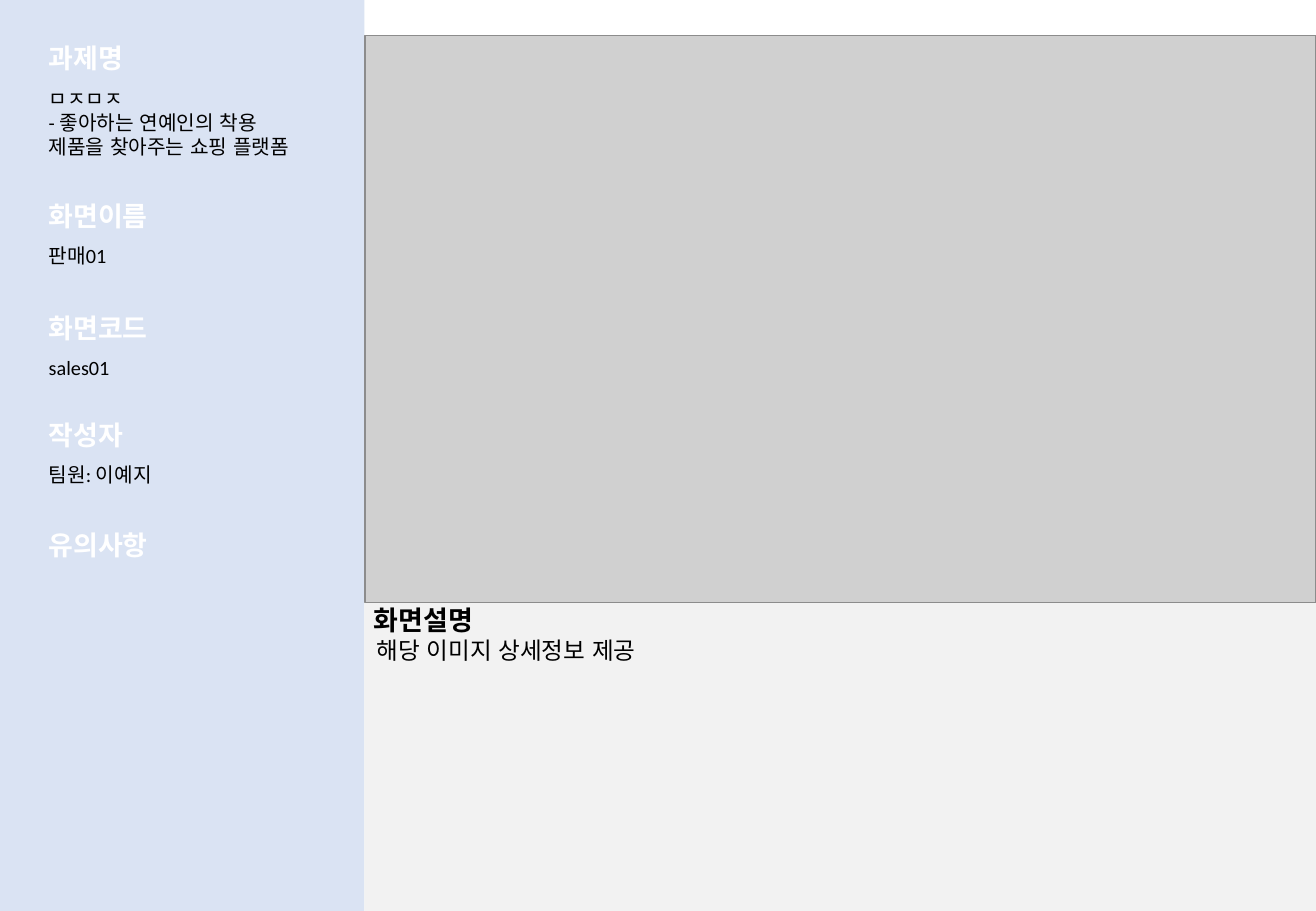
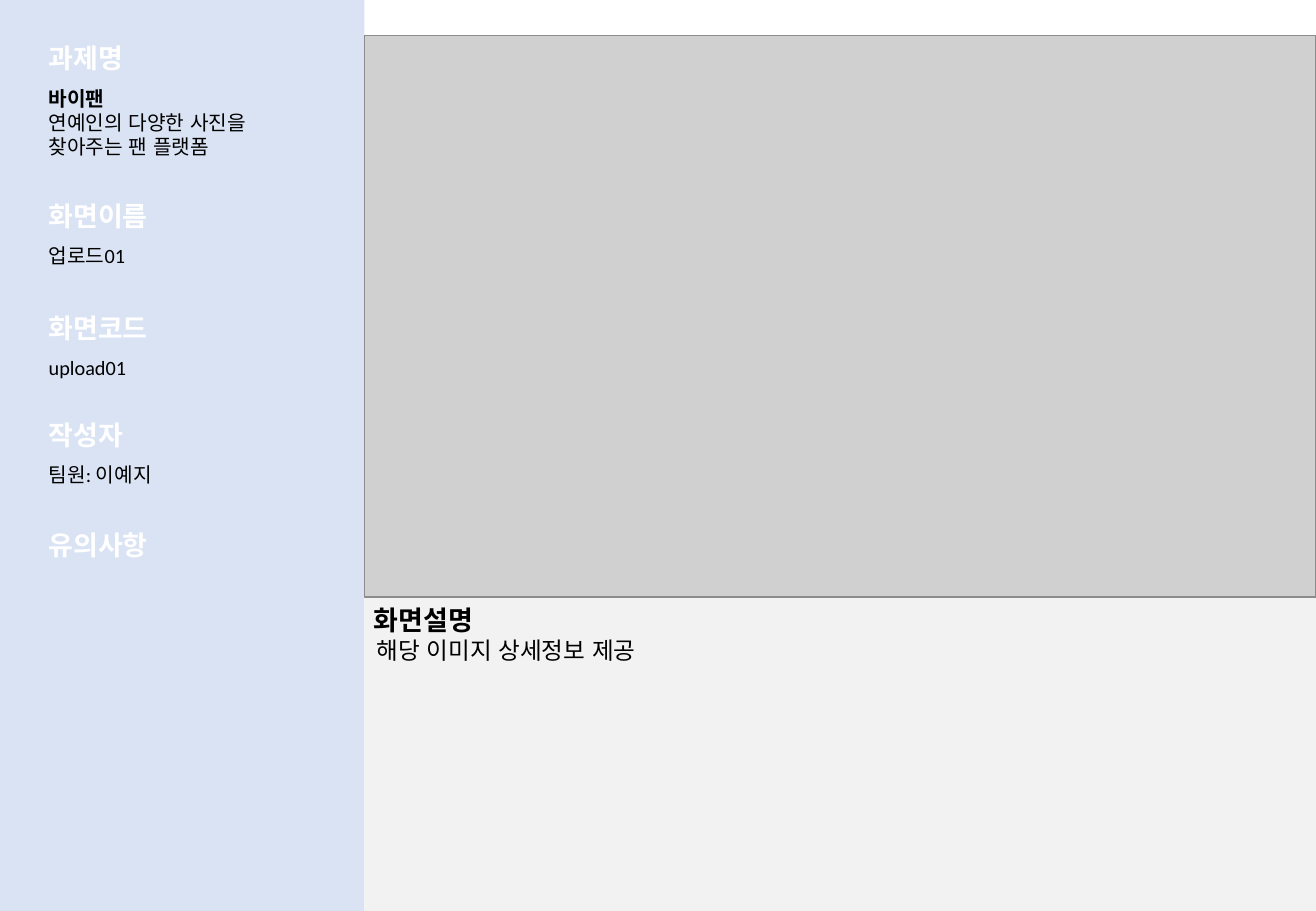
Before and after one commit to LeticiaKang/Project_Idol-Fandom-WebPlaform, a slide deck: slide 18 of 1. 산출문서/화면설계서(실전)/화면설계서_서식(1조. HappyVirus) (실전).pptx (slide 20 before the commit). Drawn at 1316x911 pixels with LibreOffice and Linux fonts; fonts in the diff are those of the drawing; grey boxes stand for pictures. Boxes give left, top, right and bottom in pixels: in the first picture for what was removed or moved away, otherwise in the second. Text is boxed around its words. In the diff, an @@ line names an element or a change of style, - is before the commit and + after.

```diff
--- a/1. 산출문서/화면설계서(실전)/화면설계서_서식(1조. HappyVirus) (실전).pptx
+++ b/1. 산출문서/화면설계서(실전)/화면설계서_서식(1조. HappyVirus) (실전).pptx
@@ picture: place and size @@
-picture at <box>365,36,1316,604</box>
+picture at <box>365,36,1316,598</box>
@@ text at <box>49,89,246,156</box>: text changed @@
-ㅁㅈㅁㅈ
-- 좋아하는 연예인의 착용 제품을 찾아주는 쇼핑 플랫폼
+바이팬
+연예인의 다양한 사진을 찾아주는 팬 플랫폼
@@ text at <box>49,246,125,265</box>: text changed @@
-판매01
+업로드01
@@ text at <box>49,361,126,379</box>: text changed @@
-sales01
+upload01
```
Also in this commit, not shown: 17 other slides changed, 2 slides removed.
